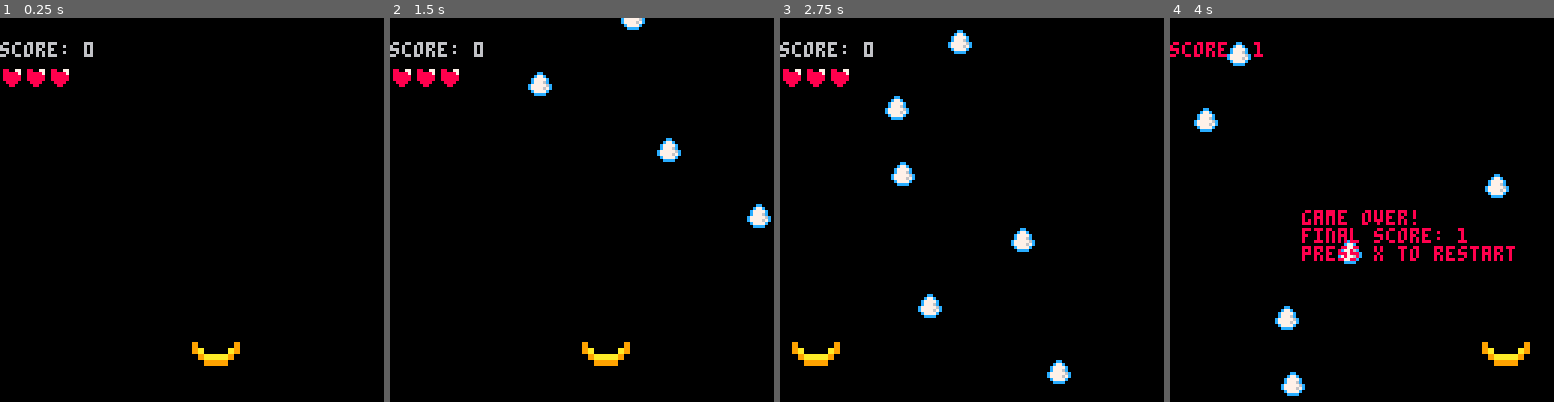
Above: before the commit, frames 1-4 (left to right).
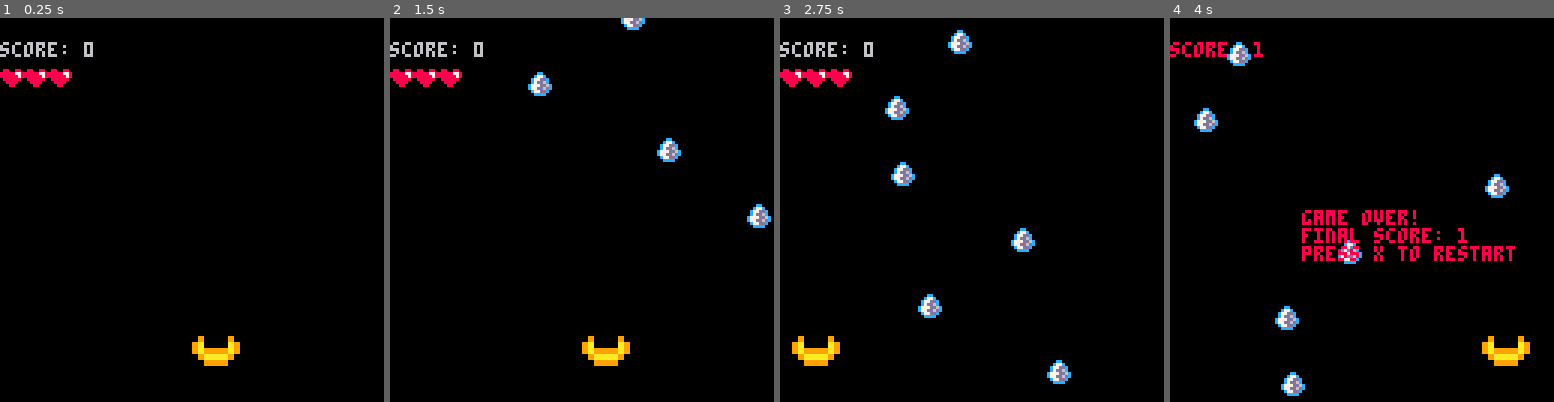
Above: after the commit, the same moments.

Repository: exorsctum/egg_catcher
Game: PICO-8 cartridge main.p8
Two runs of this game, one before a commit and one after it. Both use one fixed random seed, a clock stepped at 60 frames per second and the inputs below.
Inputs:
- Up to frame 1 (0.25 s): no input
- Up to frame 2 (1.5 s): tap X (X key) at 1.07 s
- Up to frame 3 (2.75 s): hold Left 1.97-2.37 s; tap X (X key) at 2.07, 2.4, 2.73 s
- Up to frame 4 (4 s): hold Right 2.87-3.53 s; tap X (X key) at 3.07, 3.4, 3.73 s

The runs differ from the first frame. In frame 1, 0.3% of the frame differs, in the area x 0-61%, y 13-88%; in frame 2, 0.6%; in frame 3, 0.7%, in the area x 0-75%, y 4-95%; in frame 4, 0.6%.

Commit message:
added new feature:for collecting every 5 eggs u can get 1 live back (#1)
* Updated game logic for restoring 1 live for every 5 eggs caught.
* Some visual changes.

Diff:
--- a/main.p8
+++ b/main.p8
@@ -54,28 +54,29 @@
   if btn(⬅️) then
     basket_x -= basket_speed
   end
-
   -- keeping basked inside screen
   basket_x = mid(0, basket_x, 120)
 
   egg_spawn_timer += 1
+  -- making eggs
   if egg_spawn_timer > 10 then
-    -- spawning eggs
     add(eggs, { x = rnd(120), y = -10 })
     egg_spawn_timer = 0
   end
 
   for egg in all(eggs) do
     egg.y += egg_speed
-
     -- checking if egg is caught
     if abs(egg.x - basket_x) < 12 and egg.y + 4 >= basket_y and egg.y <= basket_y + 8 then
       del(eggs, egg)
       score += 1
+
+      -- bonus lives
+      if score % 5 == 0 then
+        live_count += 1
+      end
     end
-
     if egg.y > 160 then
-      --
       del(eggs, egg)
       live_count -= 1
     end
@@ -96,12 +97,12 @@
 
 __gfx__
 0000000000000000000cc00000077000000000000000000000000000000000000000000000000000000000000000000000000000000000000000000000000000
-000000000880077000c77c0000777700000000000000000000000000000000000000000000000000000000000000000000000000000000000000000000000000
-00000000088888700c7777c0077aa770000000000000000000000000000000000000000000000000000000000000000000000000000000000000000000000000
-00000000088888800c7776c007aaaa67000000000000000000000000000000000000000000000000000000000000000000000000000000000000000000000000
-9000000908888880c777776c7aaaaa67000000000000000000000000000000000000000000000000000000000000000000000000000000000000000000000000
-9a0000a900888800c777767c07aaa670000000000000000000000000000000000000000000000000000000000000000000000000000000000000000000000000
-09aaaa90000880000c7777c0007aa770000000000000000000000000000000000000000000000000000000000000000000000000000000000000000000000000
+000000000880088000c77c0000777700000000000000000000000000000000000000000000000000000000000000000000000000000000000000000000000000
+00000000888887780c77ddc0077aa770000000000000000000000000000000000000000000000000000000000000000000000000000000000000000000000000
+09000090888888780c7dd6c007aaaa67000000000000000000000000000000000000000000000000000000000000000000000000000000000000000000000000
+9a0000a908888880c777dd6c7aaaaa67000000000000000000000000000000000000000000000000000000000000000000000000000000000000000000000000
+9a9999a900888800c77dd6dc07aaa670000000000000000000000000000000000000000000000000000000000000000000000000000000000000000000000000
+09aaaa90000880000c77ddc0007aa770000000000000000000000000000000000000000000000000000000000000000000000000000000000000000000000000
 009999000000000000cccc0000077000000000000000000000000000000000000000000000000000000000000000000000000000000000000000000000000000
 __map__
 0000000000000000000000000000000000000000000000000000000000000000000000000000000000000000000000000000000000000000000000000000000000000000000000000000000000000000000000000000000000000000000000000000000000000000000000000000000000000000000000000000000000000000
